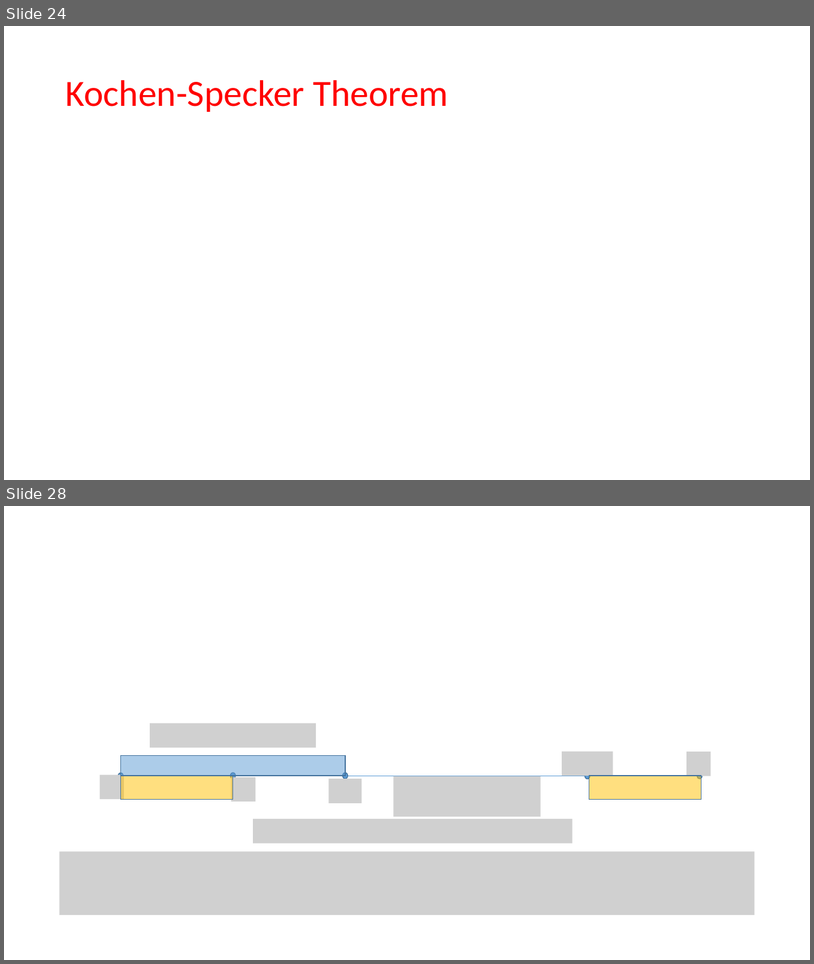
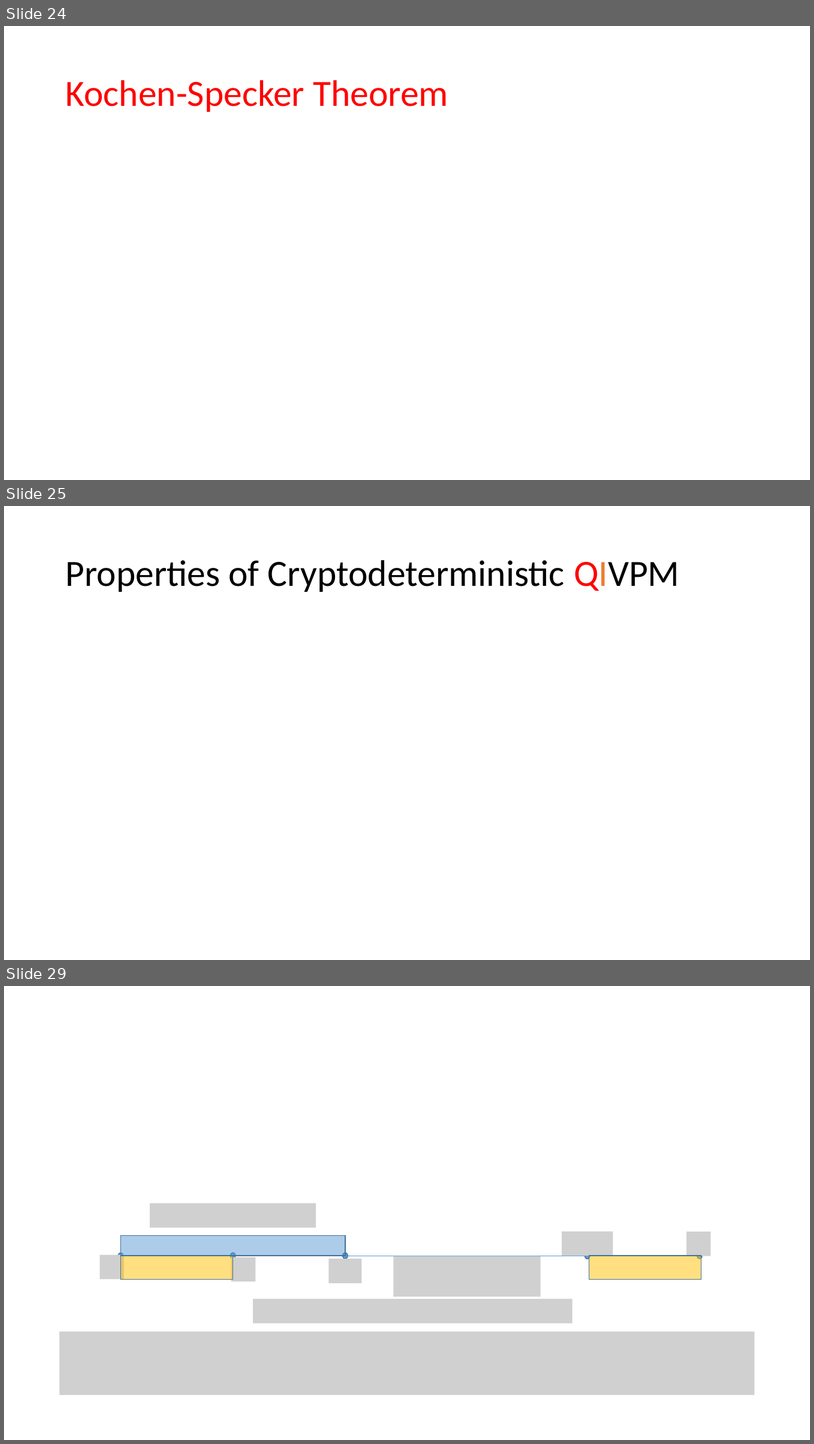
Before and after one commit to yuttai/Contextuality-and-Nonlocality-in-Discrete-Quantum-Theory, a slide deck: prop_letter.pptx. Shown one above the other, each under a label of ours: slides 24 and 28 before the commit, slides 24, 25 and 29 after it; the slides between them are not shown. The pictures are 814x964 and 814x1444 pixels, drawn with LibreOffice and Linux fonts; fonts in the diff are those of the drawing; grey boxes stand for pictures. Boxes give left, top, right and bottom in pixels: in the first picture for what was removed or moved away, otherwise in the second. Text is boxed around its words. In the diff, an @@ line names an element or a change of style, - is before the commit and + after.

```diff
--- a/prop_letter.pptx
+++ b/prop_letter.pptx
@@ slide 25 added at box(4, 506, 810, 960), background #FFFFFF @@
@@ title added at box(65, 560, 680, 592), 44 pt, text #000000 @@
+Properties of Cryptodeterministic QIVPM
@@ what was slide 28 is now slide 29 @@
```
Also in this commit, not shown: 3 slides changed, 2 other slides added.
